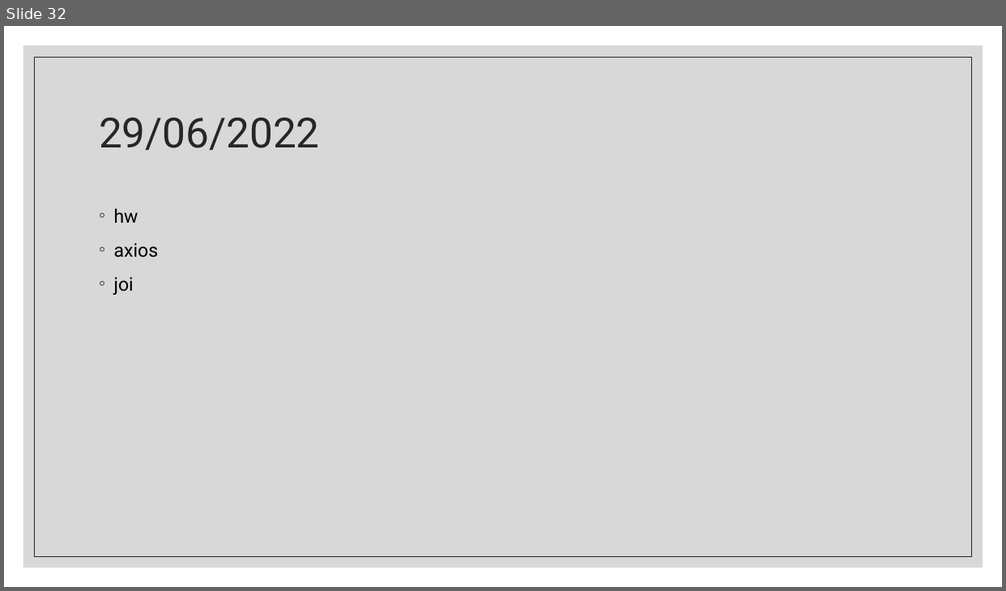
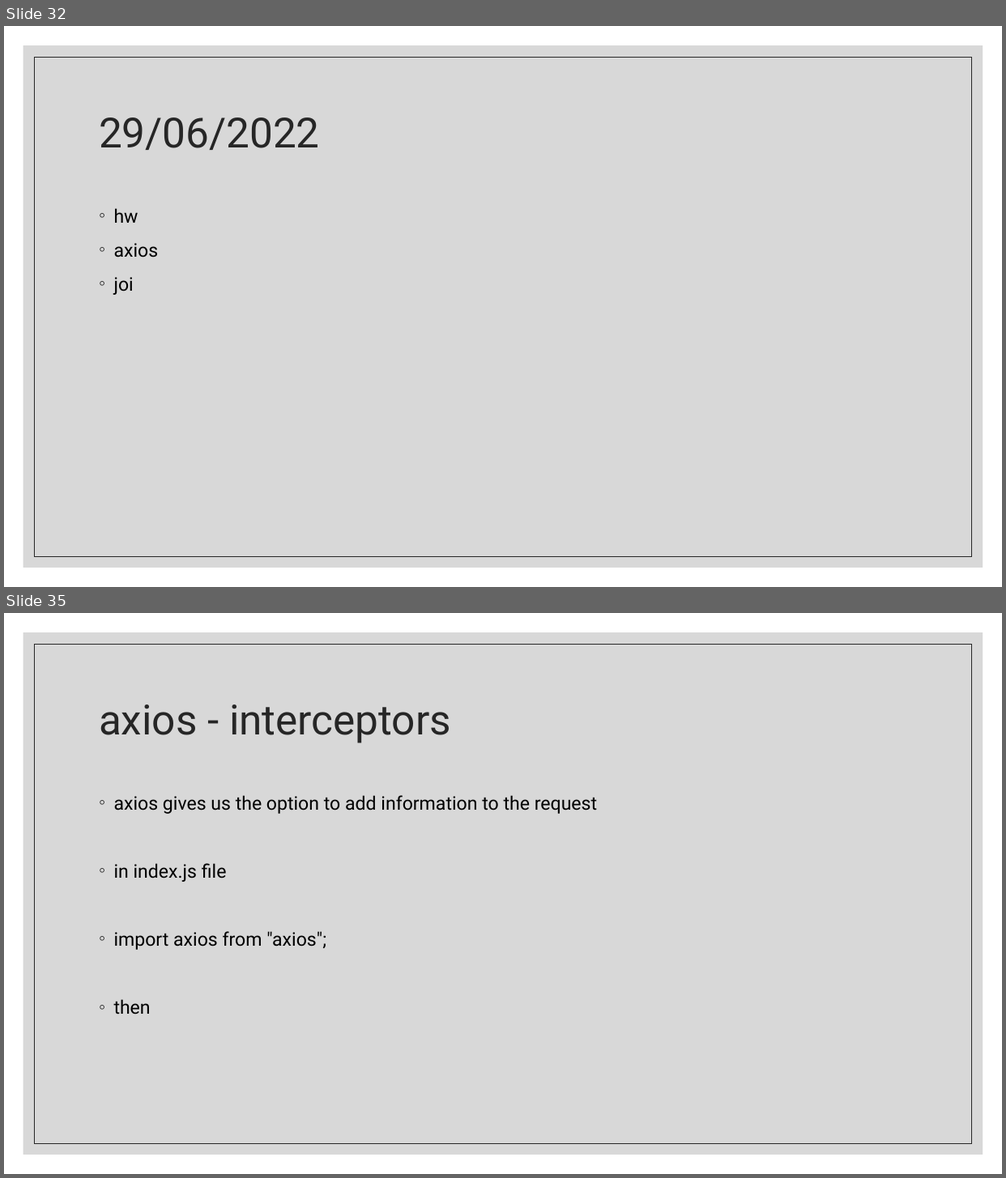
Before and after one commit to Rlss91/ht_W011121MR_morning_first-project, a slide deck: docs/React.pptx. Shown one above the other, each under a label of ours: slide 32 before the commit, slides 32 and 35 after it; the slides between them are not shown. The pictures are 1006x591 and 1006x1178 pixels, drawn with LibreOffice and Linux fonts; fonts in the diff are those of the drawing. Boxes give left, top, right and bottom in pixels: in the first picture for what was removed or moved away, otherwise in the second. Text is boxed around its words. In the diff, an @@ line names an element or a change of style, - is before the commit and + after.

```diff
--- a/docs/React.pptx
+++ b/docs/React.pptx
@@ slide 35 added at [4,613,1002,1174], background #FFFFFF; not listed: 2 template elements that a slide beside it also shows @@
@@ title added at [99,705,451,743], 40 pt, text #262626 @@
+axios - interceptors
@@ text added at [114,795,597,1014], 18 pt, text #000000 @@
+◦ axios gives us the option to add information to the request
+◦ in index.js file
+◦ import axios from "axios";
+◦ then
```
Also in this commit, not shown: 3 other slides added, 5 other files.
